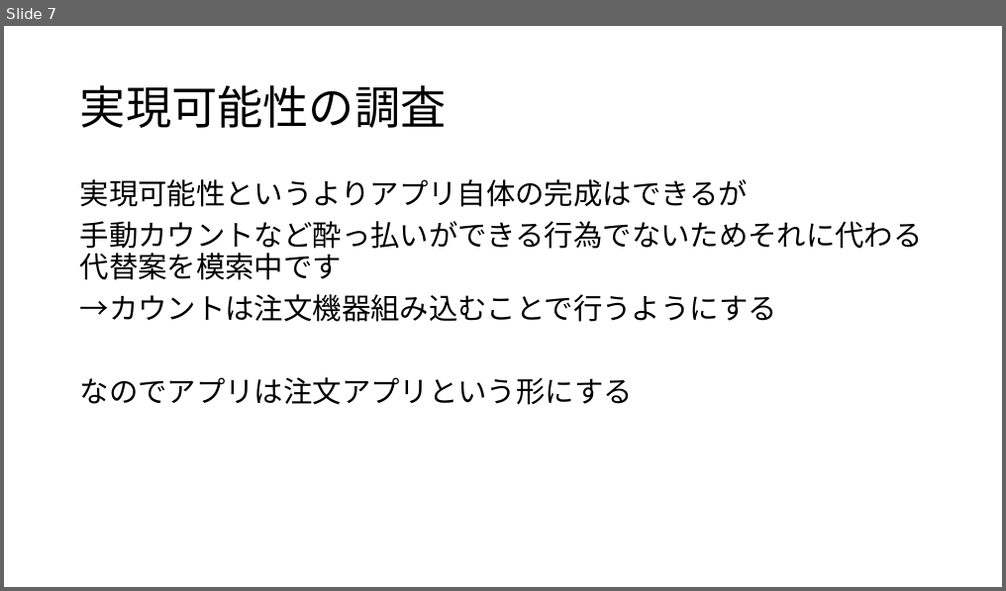
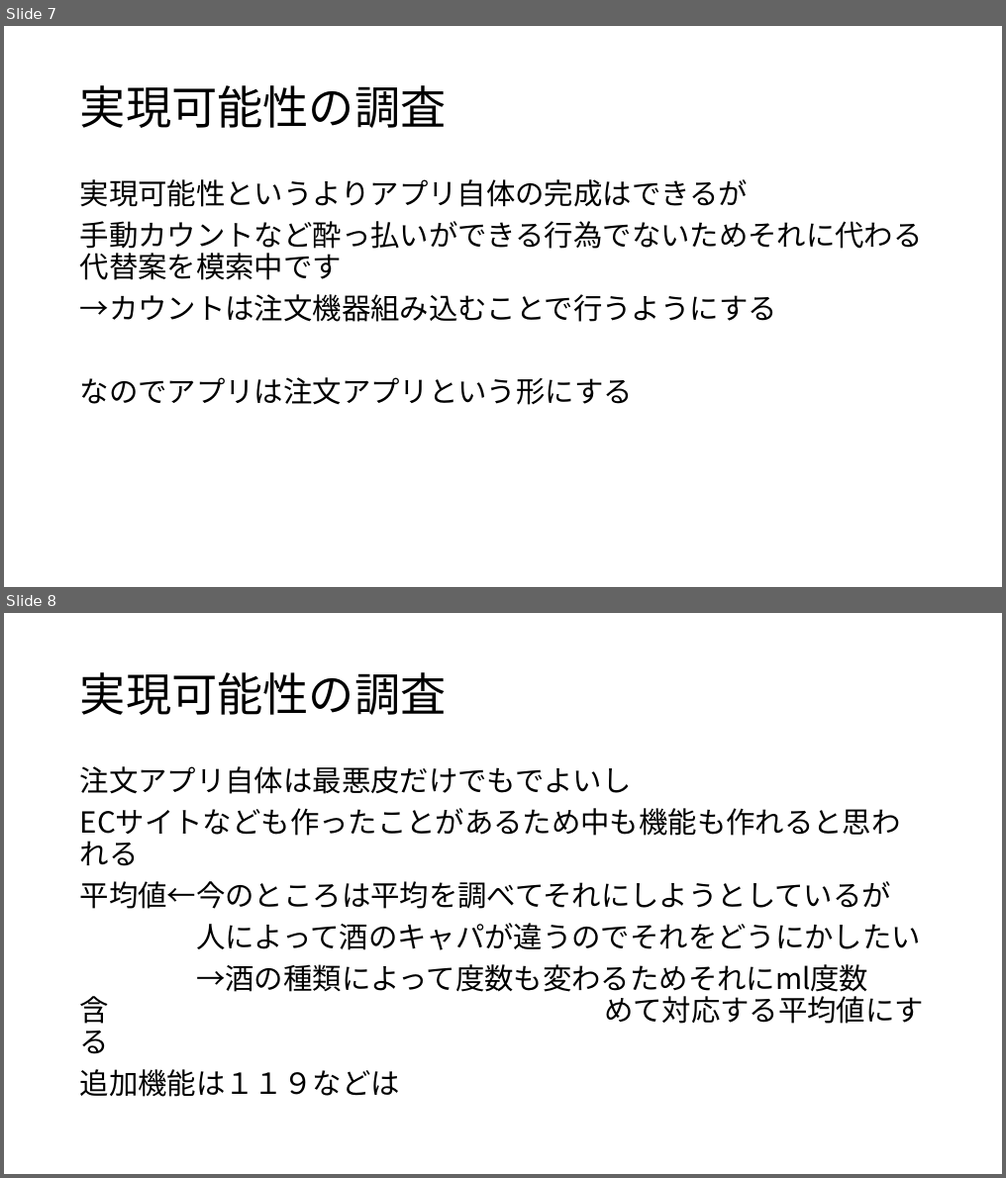
Before and after one commit to maruaki101/mobile_flutter_dayon, a slide deck: 仕様書.pptx. Shown one above the other, each under a label of ours: slide 7 before the commit, slides 7 and 8 after it. The pictures are 1006x591 and 1006x1178 pixels, drawn with LibreOffice and Linux fonts; fonts in the diff are those of the drawing. Boxes give left, top, right and bottom in pixels: in the first picture for what was removed or moved away, otherwise in the second. Text is boxed around its words. In the diff, an @@ line names an element or a change of style, - is before the commit and + after.

```diff
--- a/仕様書.pptx
+++ b/仕様書.pptx
@@ slide 8 added at [4, 613, 1002, 1174], background #FFFFFF @@
@@ title added at [80, 672, 447, 715], 44 pt, text #000000 @@
+実現可能性の調査
@@ text added at [80, 766, 924, 1097], 28 pt, text #000000 @@
+注文アプリ自体は最悪皮だけでもでよいし
+ECサイトなども作ったことがあるため中も機能も作れると思われる
+平均値←今のところは平均を調べてそれにしようとしているが
+人によって酒のキャパが違うのでそれをどうにかしたい
+→酒の種類によって度数も変わるためそれにml度数含 めて対応する平均値にする
+追加機能は１１９などは
```
Also in this commit, not shown: 3 slides changed, 1 other file.
